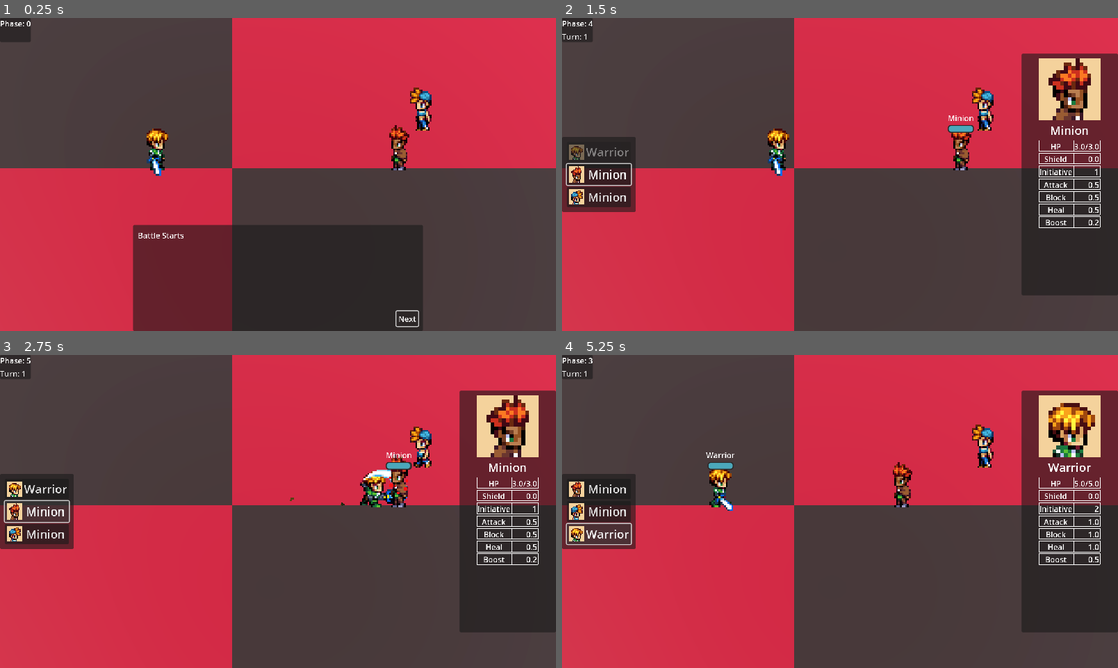
Above: before the commit, frames 1-4 (two rows, left to right).
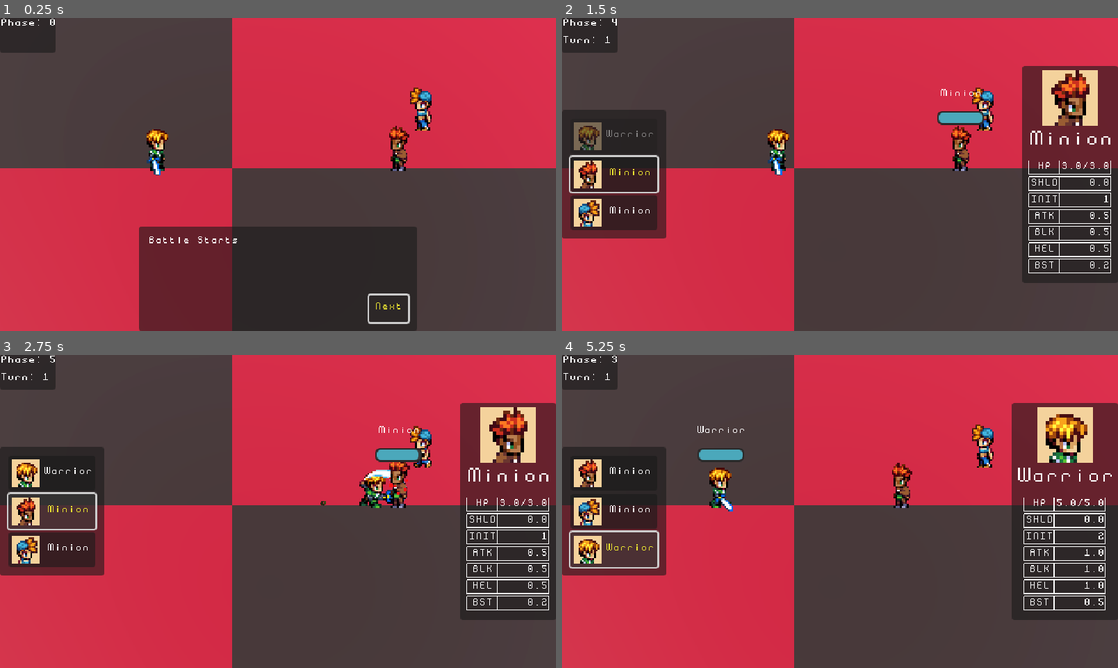
Above: after the commit, the same moments.

Repository: NicolaMigliore/medieval-battles
Game: Godot game, scene res://game_scenes/battle_scene.tscn
Same seed, same stepped clock (60 frames per second), same inputs: the game is played once before the commit and once after it. Before the commit the project starts from res://game_scenes/game_state_machine.tscn.
Inputs (mouse positions are in pixels of both pictures, inside the frame that each line leads up to; where the layout moved, square brackets give the same spot in the first picture):
- Up to frame 1 (0.25 s): no input
- Up to frame 2 (1.5 s): click "Next" at 0.5 s; click (712, 246) [706, 277] at 1.25 s
- Up to frame 3 (2.75 s): click "Minion" at 2 s
- Up to frame 4 (5.25 s): click "Minion" at 2.75 s; click "Next" at 3.5 s; click "Minion" at 4.25 s; click "Warrior" at 5 s

The runs differ from the first frame. In frame 1, 2.4% of the frame differs, in the area x 0-78%, y 0-100%; in frame 2, 12%; in frame 3, 12%; in frame 4, 14%, in the area x 0-100%, y 0-89%.

Commit message:
dev: added IconButton node, new font, and set game resolution to 640x360

Diff:
--- a/UI/battle_ui.gd
+++ b/UI/battle_ui.gd
@@ -16,7 +16,7 @@
 
 @onready var dialog_panel = $DialogPanel
 @onready var pick_action_panel = $PickActionPanel
-@onready var target_info_panel = $TargetInfoPanel
+@onready var target_info_panel = $CharacterInfoPanel
 @onready var character_initiative_panel = $CharacterInitiativePanel
 var _panels = []
 var _hp_bars_dict: Dictionary
@@ -152,45 +152,17 @@
 		populate_info_panel(combatant)
 
 func _on_portrait_hover_end() -> void:
-	var info_panel = $TargetInfoPanel
+	var info_panel = $CharacterInfoPanel
 	info_panel.hide()
 #endregion
 
 #region Info Panel
 func populate_info_panel(combatant) -> void:
-	var info_panel = get_node("TargetInfoPanel")
+	var info_panel = $CharacterInfoPanel
 	if not info_panel.visible:
 		info_panel.show()
-
-	var vbox = $TargetInfoPanel/MarginContainer/VBoxContainer
-	var character = combatant.character
-
-	var texture: TextureRect = vbox.get_node("TextureRect")
-	texture.texture = character.portrait
-
-	var name_label: Label = vbox.get_node("TitleLabel")
-	name_label.text = character.actor_name
-
-	var stats_text = "[center][table=2 bgcolor=#ffffff]
-	[cell expand=1 border=#ffffff ratio=1.5]HP[/cell][hr][cell expand=1 border=#ffffff ratio=1.0][right]%s/%s[/right][/cell]
-	[cell expand=1 border=#ffffff ratio=1.5]Shield[/cell][hr][hr][cell expand=1 border=#ffffff ratio=1.0][right]%s[/right][/cell]
-	[cell expand=1 border=#ffffff ratio=1.5]Initiative[/cell][cell expand=1 border=#ffffff ratio=1.0][right]%s[/right][/cell]
-	[cell expand=1 border=#ffffff ratio=1.5]Attack[/cell][cell expand=1 border=#ffffff ratio=1.0][right]%s[/right][/cell]
-	[cell expand=1 border=#ffffff ratio=1.5]Block[/cell][cell expand=1 border=#ffffff ratio=1.0][right]%s[/right][/cell]
-	[cell expand=1 border=#ffffff ratio=1.5]Heal[/cell][cell expand=1 border=#ffffff ratio=1.0][right]%s[/right][/cell]
-	[cell expand=1 border=#ffffff ratio=1.5]Boost[/cell][cell expand=1 border=#ffffff ratio=1.0][right]%s[/right][/cell]
-	[/table][/center]" % [
-		character.hp,
-		character.max_hp,
-		character.block,
-		character.initiative,
-		character.attack_pwr,
-		character.block_pwr,
-		character.heal_pwr,
-		character.boost_pwr,
-	]
-	var stats_label: RichTextLabel = vbox.get_node("StatsRichTextLabel")
-	stats_label.text = stats_text
+	info_panel.set_character_data(combatant.character)
+
 #endregion
 
 #region Dialog Panel
--- /dev/null
+++ b/UI/character_info_panel/character_info_panel.gd
@@ -0,0 +1,50 @@
+extends PanelContainer
+
+func set_character_data(character:Character) -> void:
+	var vbox = $MarginContainer/VBoxContainer
+	# var character = combatant.character
+
+	var texture: TextureRect = vbox.get_node("TextureRect")
+	texture.texture = character.portrait
+
+	var name_label: Label = vbox.get_node("TitleLabel")
+	name_label.text = character.actor_name
+
+	# var stats_text = "[center][table=2 bgcolor=#ffffff]
+	# [cell expand=1 border=#ffffff ratio=1.5]HP[/cell][hr][cell expand=1 border=#ffffff ratio=1.0][right]%s/%s[/right][/cell]
+	# [cell expand=1 border=#ffffff ratio=1.5]Shield[/cell][hr][hr][cell expand=1 border=#ffffff ratio=1.0][right]%s[/right][/cell]
+	# [cell expand=1 border=#ffffff ratio=1.5]Initiative[/cell][cell expand=1 border=#ffffff ratio=1.0][right]%s[/right][/cell]
+	# [cell expand=1 border=#ffffff ratio=1.5]Attack[/cell][cell expand=1 border=#ffffff ratio=1.0][right]%s[/right][/cell]
+	# [cell expand=1 border=#ffffff ratio=1.5]Block[/cell][cell expand=1 border=#ffffff ratio=1.0][right]%s[/right][/cell]
+	# [cell expand=1 border=#ffffff ratio=1.5]Heal[/cell][cell expand=1 border=#ffffff ratio=1.0][right]%s[/right][/cell]
+	# [cell expand=1 border=#ffffff ratio=1.5]Boost[/cell][cell expand=1 border=#ffffff ratio=1.0][right]%s[/right][/cell]
+	# [/table][/center]" % [
+	# 	character.hp,
+	# 	character.max_hp,
+	# 	character.block,
+	# 	character.initiative,
+	# 	character.attack_pwr,
+	# 	character.block_pwr,
+	# 	character.heal_pwr,
+	# 	character.boost_pwr,
+	# ]
+	var stats_text = "[center][table=2 bgcolor=#ffffff]
+	[cell expand=1 border=#ffffff ratio=1.5]HP[/cell][hr][cell expand=1 border=#ffffff ratio=1.0][right]%s/%s[/right][/cell]
+	[cell expand=1 border=#ffffff ratio=1.5]SHLD[/cell][hr][hr][cell expand=1 border=#ffffff ratio=1.0][right]%s[/right][/cell]
+	[cell expand=1 border=#ffffff ratio=1.5]INIT[/cell][cell expand=1 border=#ffffff ratio=1.0][right]%s[/right][/cell]
+	[cell expand=1 border=#ffffff ratio=1.5]ATK[/cell][cell expand=1 border=#ffffff ratio=1.0][right]%s[/right][/cell]
+	[cell expand=1 border=#ffffff ratio=1.5]BLK[/cell][cell expand=1 border=#ffffff ratio=1.0][right]%s[/right][/cell]
+	[cell expand=1 border=#ffffff ratio=1.5]HEL[/cell][cell expand=1 border=#ffffff ratio=1.0][right]%s[/right][/cell]
+	[cell expand=1 border=#ffffff ratio=1.5]BST[/cell][cell expand=1 border=#ffffff ratio=1.0][right]%s[/right][/cell]
+	[/table][/center]" % [
+		character.hp,
+		character.max_hp,
+		character.block,
+		character.initiative,
+		character.attack_pwr,
+		character.block_pwr,
+		character.heal_pwr,
+		character.boost_pwr,
+	]
+	var stats_label: RichTextLabel = vbox.get_node("StatsRichTextLabel")
+	stats_label.text = stats_text
--- /dev/null
+++ b/UI/character_info_panel/character_info_panel.tscn
@@ -0,0 +1,57 @@
+[gd_scene load_steps=3 format=3 uid="uid://bywwgl3o4wpaw"]
+
+[ext_resource type="Script" uid="uid://jkuvmxbm1avi" path="res://UI/character_info_panel/character_info_panel.gd" id="1_p5y0y"]
+[ext_resource type="Texture2D" uid="uid://dc88f8gcuk6qj" path="res://entities/minion/minion-1-portrait.png" id="2_3e4hc"]
+
+[node name="TargetInfoPanel" type="PanelContainer"]
+custom_minimum_size = Vector2(110, 250)
+anchors_preset = 6
+anchor_left = 1.0
+anchor_top = 0.5
+anchor_right = 1.0
+anchor_bottom = 0.5
+offset_left = -64.0
+offset_top = -125.0
+offset_bottom = 125.0
+grow_horizontal = 0
+grow_vertical = 2
+script = ExtResource("1_p5y0y")
+
+[node name="MarginContainer" type="MarginContainer" parent="."]
+layout_mode = 2
+theme_override_constants/margin_left = 5
+theme_override_constants/margin_top = 5
+theme_override_constants/margin_right = 5
+theme_override_constants/margin_bottom = 5
+
+[node name="VBoxContainer" type="VBoxContainer" parent="MarginContainer"]
+layout_mode = 2
+
+[node name="TextureRect" type="TextureRect" parent="MarginContainer/VBoxContainer"]
+custom_minimum_size = Vector2(64, 64)
+layout_mode = 2
+size_flags_horizontal = 4
+texture = ExtResource("2_3e4hc")
+expand_mode = 3
+
+[node name="TitleLabel" type="Label" parent="MarginContainer/VBoxContainer"]
+layout_mode = 2
+theme_override_font_sizes/font_size = 14
+text = "Minion"
+horizontal_alignment = 1
+
+[node name="StatsRichTextLabel" type="RichTextLabel" parent="MarginContainer/VBoxContainer"]
+layout_mode = 2
+size_flags_vertical = 2
+bbcode_enabled = true
+text = "
+[center][table=2 bgcolor=#ffffff]
+	[cell expand=1 border=#ffffff ratio=1.5]HP[/cell][hr][cell expand=1 border=#ffffff ratio=1.0][right]%s/%s [/right][/cell]
+	[cell expand=1 border=#ffffff ratio=1.5]SHLD[/cell][hr][hr][cell expand=1 border=#ffffff ratio=1.0][right]%s[/right][/cell]
+	[cell expand=1 border=#ffffff ratio=1.5]INIT[/cell][cell expand=1 border=#ffffff ratio=1.0][right]%s[/right][/cell]
+	[cell expand=1 border=#ffffff ratio=1.5]ATK[/cell][cell expand=1 border=#ffffff ratio=1.0][right]%s[/right][/cell]
+	[cell expand=1 border=#ffffff ratio=1.5]BLK[/cell][cell expand=1 border=#ffffff ratio=1.0][right]%s[/right][/cell]
+	[cell expand=1 border=#ffffff ratio=1.5]HEL[/cell][cell expand=1 border=#ffffff ratio=1.0][right]%s[/right][/cell]
+	[cell expand=1 border=#ffffff ratio=1.5]BST[/cell][cell expand=1 border=#ffffff ratio=1.0][right]%s[/right][/cell]
+	[/table][/center]"
+fit_content = true
--- a/UI/character_portrait.tscn
+++ b/UI/character_portrait.tscn
@@ -6,7 +6,6 @@
 [node name="CharacterPortrait" type="Button"]
 offset_right = 105.0
 offset_bottom = 31.0
-theme_override_font_sizes/font_size = 24
 text = "Character"
 icon = ExtResource("2_xq31h")
 script = ExtResource("1_ipo3g")
--- /dev/null
+++ b/UI/icon_button/icon_button.gd
@@ -0,0 +1,75 @@
+@tool
+extends Button
+class_name IconButton
+
+@export var icon_texture: Texture2D:
+	set(value):
+		icon_texture = value
+		if icon_rect:
+			icon_rect.texture = value
+
+@export var icon_size: Vector2i = Vector2i(32, 32):
+	set(value):
+		icon_size = value
+		if icon_rect:
+			icon_rect.custom_minimum_size = value
+		_update_size()
+
+@export var label_text: String = "":
+	set(value):
+		label_text = value
+		if label:
+			label.text = value
+		_update_size()
+
+@export var min_size: Vector2 = Vector2.ZERO:
+	set(value):
+		min_size = value
+		_update_size()
+
+
+@onready var icon_rect: TextureRect = $MarginContainer/HBoxContainer/TextureRect
+@onready var label: Label = $MarginContainer/HBoxContainer/MarginContainer/Label
+
+func _ready() -> void:
+	icon_rect.texture = icon_texture
+	icon_rect.custom_minimum_size = icon_size
+
+	label.text =label_text
+
+	# resize button
+	custom_minimum_size = $MarginContainer.get_combined_minimum_size()
+
+
+func _process(_delta: float) -> void:
+	_update_label_color()
+
+
+func _update_label_color() -> void:
+	if not label:
+		return
+	var color: Color
+	if has_focus() and has_theme_color("font_focus_color", "Button"):
+		color = get_theme_color("font_focus_color", "Button")
+	else:
+		match get_draw_mode():
+			DRAW_PRESSED, DRAW_HOVER_PRESSED:
+				color = get_theme_color("font_pressed_color", "Button")
+			DRAW_HOVER:
+				color = get_theme_color("font_hover_color", "Button")
+			DRAW_DISABLED:
+				color = get_theme_color("font_disabled_color", "Button")
+			_:
+				color = get_theme_color("font_color", "Button")
+	label.add_theme_color_override("font_color", color)
+
+
+
+func _update_size() -> void:
+	if not is_inside_tree():
+		return
+	var content_size: Vector2 = $MarginContainer.get_combined_minimum_size()
+	custom_minimum_size = Vector2(
+		max(content_size.x, min_size.x),
+		max(content_size.y, min_size.y)
+	)
--- /dev/null
+++ b/UI/icon_button/icon_button.tscn
@@ -0,0 +1,38 @@
+[gd_scene load_steps=3 format=3 uid="uid://swdfxrgwjexi"]
+
+[ext_resource type="Script" uid="uid://dwct0yag6it0a" path="res://UI/icon_button/icon_button.gd" id="1_5fdfi"]
+[ext_resource type="Texture2D" uid="uid://b1idqw7nn7sc0" path="res://UI/action-icons/attack-icon.png" id="1_x8ohw"]
+
+[node name="IconButton" type="Button"]
+custom_minimum_size = Vector2(25, 25)
+offset_right = 8.0
+offset_bottom = 8.0
+script = ExtResource("1_5fdfi")
+
+[node name="MarginContainer" type="MarginContainer" parent="."]
+layout_mode = 1
+anchors_preset = 15
+anchor_right = 1.0
+anchor_bottom = 1.0
+grow_horizontal = 2
+grow_vertical = 2
+theme_override_constants/margin_right = 5
+
+[node name="HBoxContainer" type="HBoxContainer" parent="MarginContainer"]
+layout_mode = 2
+mouse_filter = 2
+
+[node name="TextureRect" type="TextureRect" parent="MarginContainer/HBoxContainer"]
+custom_minimum_size = Vector2(8, 8)
+layout_mode = 2
+mouse_filter = 2
+texture = ExtResource("1_x8ohw")
+stretch_mode = 5
+
+[node name="MarginContainer" type="MarginContainer" parent="MarginContainer/HBoxContainer"]
+layout_mode = 2
+theme_override_constants/margin_top = 5
+
+[node name="Label" type="Label" parent="MarginContainer/HBoxContainer/MarginContainer"]
+layout_mode = 2
+text = "ATTACK"
--- a/battle_data.gd
+++ b/battle_data.gd
@@ -9,7 +9,7 @@
 # 	preload("res://entities/warrior/warrior-6.png")
 # ]
 
-var _base_characters = {
+var base_characters = {
 	"warrior_1" = {
 		"scene": preload("res://entities/warrior/warrior.tscn"),
 		"sprite_texture": preload("res://entities/warrior/warrior-1.png"),
@@ -127,15 +127,15 @@
 
 # populated before changing scene
 var allies: Array[Dictionary] = [
-	_base_characters.warrior_1.merged({"is_player_controlled": true}, true),
-	# _base_characters.warrior_3.merged({"is_player_controlled": true}, true),
+	base_characters.warrior_1.merged({"is_player_controlled": true}, true),
+	# base_characters.warrior_3.merged({"is_player_controlled": true}, true),
 ]
 var enemies: Array[Dictionary] = [
-	# _base_characters.berserker_3,
-	# _base_characters.berserker_4,
-	# _base_characters.warrior_2,
-	_base_characters.minion_1.merged({}, true),
-	_base_characters.minion_2.merged({}, true),
+	# base_characters.berserker_3,
+	# base_characters.berserker_4,
+	# base_characters.warrior_2,
+	base_characters.minion_1.merged({}, true),
+	base_characters.minion_2.merged({}, true),
 ]
 var on_victory: Callable
 var on_defeat: Callable
--- a/game_scenes/battle_manager.gd
+++ b/game_scenes/battle_manager.gd
@@ -470,7 +470,7 @@
 	for comb in _combatants:
 		var pos: Vector2 = camera.unproject_position(comb.character.global_position)
 		var control_centering_offset:Vector2 = Vector2(-20,-20)
-		var character_offset:Vector2 = Vector2(0,-101)
+		var character_offset:Vector2 = Vector2(0,-75)
 		pos = pos + control_centering_offset + character_offset
 		battle_ui.sync_bar_position(comb.idx, pos)
 
--- a/game_scenes/battle_scene.tscn
+++ b/game_scenes/battle_scene.tscn
@@ -10,6 +10,8 @@
 [ext_resource type="Texture2D" uid="uid://8ui1qymrsp1m" path="res://UI/action-icons/shield-icon.png" id="8_msidb"]
 [ext_resource type="Texture2D" uid="uid://4j1ey5hwfc1i" path="res://UI/action-icons/boost-icon.png" id="9_k3wpr"]
 [ext_resource type="Texture2D" uid="uid://c2kq1qjqsedmc" path="res://UI/action-icons/wait-icon.png" id="10_wqxba"]
+[ext_resource type="PackedScene" uid="uid://swdfxrgwjexi" path="res://UI/icon_button/icon_button.tscn" id="11_k3wpr"]
+[ext_resource type="PackedScene" uid="uid://bywwgl3o4wpaw" path="res://UI/character_info_panel/character_info_panel.tscn" id="11_msidb"]
 
 [sub_resource type="Environment" id="Environment_pavr6"]
 background_mode = 2
@@ -92,17 +94,16 @@
 script = ExtResource("5_pavr6")
 
 [node name="DialogPanel" type="PanelContainer" parent="UI/BattleUI"]
-visible = false
-custom_minimum_size = Vector2(600, 220)
+custom_minimum_size = Vector2(320, 120)
 layout_mode = 1
 anchors_preset = 7
 anchor_left = 0.5
 anchor_top = 1.0
 anchor_right = 0.5
 anchor_bottom = 1.0
-offset_left = -300.0
-offset_top = -220.0
-offset_right = 300.0
+offset_left = -100.0
+offset_top = -120.0
+offset_right = 100.0
 grow_horizontal = 2
 grow_vertical = 0
 
@@ -134,7 +135,7 @@
 flat = true
 
 [node name="PickActionPanel" type="Panel" parent="UI/BattleUI"]
-custom_minimum_size = Vector2(720, 140)
+custom_minimum_size = Vector2(390, 120)
 layout_mode = 1
 anchors_preset = 7
 anchor_left = 0.5
@@ -154,118 +155,62 @@
 anchor_bottom = 1.0
 grow_horizontal = 2
 grow_vertical = 2
-theme_override_constants/margin_left = 10
-theme_override_constants/margin_top = 10
-theme_override_constants/margin_right = 10
-theme_override_constants/margin_bottom = 10
+theme_override_constants/margin_left = 4
+theme_override_constants/margin_top = 4
+theme_override_constants/margin_right = 4
+theme_override_constants/margin_bottom = 4
 
 [node name="HBoxContainer" type="HBoxContainer" parent="UI/BattleUI/PickActionPanel/MarginContainer"]
 layout_mode = 2
 
 [node name="GridContainer" type="GridContainer" parent="UI/BattleUI/PickActionPanel/MarginContainer/HBoxContainer"]
-custom_minimum_size = Vector2(250, 0)
-layout_mode = 2
-size_flags_horizontal = 4
+layout_mode = 2
 size_flags_vertical = 4
 columns = 2
 
-[node name="AttackButton" type="Button" parent="UI/BattleUI/PickActionPanel/MarginContainer/HBoxContainer/GridContainer"]
-custom_minimum_size = Vector2(150, 0)
-layout_mode = 2
-size_flags_horizontal = 4
+[node name="AttackButton" parent="UI/BattleUI/PickActionPanel/MarginContainer/HBoxContainer/GridContainer" instance=ExtResource("11_k3wpr")]
+custom_minimum_size = Vector2(89, 32)
+layout_mode = 2
+icon_texture = ExtResource("6_e7vad")
+label_text = "ATTACK"
+min_size = Vector2(80, 32)
+
+[node name="HealButton" parent="UI/BattleUI/PickActionPanel/MarginContainer/HBoxContainer/GridContainer" instance=ExtResource("11_k3wpr")]
+custom_minimum_size = Vector2(73, 32)
+layout_mode = 2
+icon_texture = ExtResource("7_6k1j2")
+label_text = "HEAL"
+min_size = Vector2(80, 36)
+
+[node name="BlockButton" parent="UI/BattleUI/PickActionPanel/MarginContainer/HBoxContainer/GridContainer" instance=ExtResource("11_k3wpr")]
+custom_minimum_size = Vector2(81, 32)
+layout_mode = 2
+icon_texture = ExtResource("8_msidb")
+label_text = "BLOCK"
+min_size = Vector2(80, 36)
+
+[node name="BoostButton" parent="UI/BattleUI/PickActionPanel/MarginContainer/HBoxContainer/GridContainer" instance=ExtResource("11_k3wpr")]
+custom_minimum_size = Vector2(81, 32)
+layout_mode = 2
+icon_texture = ExtResource("9_k3wpr")
+label_text = "BOOST"
+min_size = Vector2(80, 36)
+
+[node name="WaitButton" parent="UI/BattleUI/PickActionPanel/MarginContainer/HBoxContainer/GridContainer" instance=ExtResource("11_k3wpr")]
+custom_minimum_size = Vector2(73, 32)
+layout_mode = 2
+icon_texture = ExtResource("10_wqxba")
+label_text = "WAIT"
+min_size = Vector2(80, 36)
+
+[node name="ActionDescriptionLabel" type="RichTextLabel" parent="UI/BattleUI/PickActionPanel/MarginContainer/HBoxContainer"]
+layout_mode = 2
+size_flags_horizontal = 3
 theme = ExtResource("6_jixf1")
-text = "ATTACK"
-icon = ExtResource("6_e7vad")
-expand_icon = true
-
-[node name="HealButton" type="Button" parent="UI/BattleUI/PickActionPanel/MarginContainer/HBoxContainer/GridContainer"]
-custom_minimum_size = Vector2(150, 0)
-layout_mode = 2
-size_flags_horizontal = 4
-theme = ExtResource("6_jixf1")
-text = "HEAL
-"
-icon = ExtResource("7_6k1j2")
-expand_icon = true
-
-[node name="BlockButton" type="Button" parent="UI/BattleUI/PickActionPanel/MarginContainer/HBoxContainer/GridContainer"]
-custom_minimum_size = Vector2(150, 0)
-layout_mode = 2
-size_flags_horizontal = 4
-theme = ExtResource("6_jixf1")
-text = "BLOCK"
-icon = ExtResource("8_msidb")
-expand_icon = true
-
-[node name="BoostButton" type="Button" parent="UI/BattleUI/PickActionPanel/MarginContainer/HBoxContainer/GridContainer"]
-custom_minimum_size = Vector2(150, 0)
-layout_mode = 2
-size_flags_horizontal = 4
-theme = ExtResource("6_jixf1")
-text = "BOOST"
-icon = ExtResource("9_k3wpr")
-expand_icon = true
-
-[node name="WaitButton" type="Button" parent="UI/BattleUI/PickActionPanel/MarginContainer/HBoxContainer/GridContainer"]
-custom_minimum_size = Vector2(150, 0)
-layout_mode = 2
-size_flags_horizontal = 4
-theme = ExtResource("6_jixf1")
-text = "WAIT"
-icon = ExtResource("10_wqxba")
-expand_icon = true
-
-[node name="ActionDescriptionLabel" type="RichTextLabel" parent="UI/BattleUI/PickActionPanel/MarginContainer/HBoxContainer"]
-layout_mode = 2
-size_flags_horizontal = 3
-
-[node name="TargetInfoPanel" type="Panel" parent="UI/BattleUI"]
-custom_minimum_size = Vector2(200, 500)
-layout_mode = 1
-anchors_preset = 6
-anchor_left = 1.0
-anchor_top = 0.5
-anchor_right = 1.0
-anchor_bottom = 0.5
-offset_left = -100.0
-offset_top = -250.0
-offset_bottom = 250.0
-grow_horizontal = 0
-grow_vertical = 2
-
-[node name="MarginContainer" type="MarginContainer" parent="UI/BattleUI/TargetInfoPanel"]
-layout_mode = 1
-anchors_preset = 15
-anchor_right = 1.0
-anchor_bottom = 1.0
-grow_horizontal = 2
-grow_vertical = 2
-theme_override_constants/margin_left = 10
-theme_override_constants/margin_top = 10
-theme_override_constants/margin_right = 10
-theme_override_constants/margin_bottom = 10
-
-[node name="VBoxContainer" type="VBoxContainer" parent="UI/BattleUI/TargetInfoPanel/MarginContainer"]
-layout_mode = 2
-
-[node name="TextureRect" type="TextureRect" parent="UI/BattleUI/TargetInfoPanel/MarginContainer/VBoxContainer"]
-custom_minimum_size = Vector2(128, 128)
-layout_mode = 2
-size_flags_horizontal = 4
-expand_mode = 3
-
-[node name="TitleLabel" type="Label" parent="UI/BattleUI/TargetInfoPanel/MarginContainer/VBoxContainer"]
-layout_mode = 2
-theme_override_font_sizes/font_size = 24
-text = "<character name>"
-horizontal_alignment = 1
-
-[node name="StatsRichTextLabel" type="RichTextLabel" parent="UI/BattleUI/TargetInfoPanel/MarginContainer/VBoxContainer"]
-custom_minimum_size = Vector2(180, 0)
-layout_mode = 2
-size_flags_vertical = 2
-bbcode_enabled = true
-fit_content = true
+
+[node name="CharacterInfoPanel" parent="UI/BattleUI" instance=ExtResource("11_msidb")]
+layout_mode = 1
+offset_left = -96.0
 
 [node name="CharacterInitiativePanel" type="PanelContainer" parent="UI/BattleUI"]
 custom_minimum_size = Vector2(90, 90)
@@ -299,6 +244,7 @@
 layout_mode = 2
 
 [node name="DebugPanel" type="PanelContainer" parent="UI/BattleUI"]
+visible = false
 layout_mode = 0
 offset_right = 40.0
 offset_bottom = 40.0
--- a/project.godot
+++ b/project.godot
@@ -11,7 +11,7 @@
 [application]
 
 config/name="medieval-battles"
-run/main_scene="uid://cj1c1v30akir2"
+run/main_scene="uid://bj15rhr1ng8jb"
 config/features=PackedStringArray("4.5", "GL Compatibility")
 config/icon="res://icon.svg"
 
@@ -21,7 +21,17 @@
 
 [display]
 
+window/size/viewport_width=640
+window/size/viewport_height=360
+window/size/window_width_override=1280
+window/size/window_height_override=720
 window/stretch/mode="viewport"
+window/stretch/scale_mode="integer"
+
+[gui]
+
+theme/custom="uid://big8r512m2y2r"
+theme/custom_font="uid://bwuo5oo0gehag"
 
 [input]
 
@@ -52,6 +62,6 @@
 
 [rendering]
 
-textures/canvas_textures/default_texture_filter=3
+textures/canvas_textures/default_texture_filter=0
 renderer/rendering_method="gl_compatibility"
 renderer/rendering_method.mobile="gl_compatibility"
--- a/themes/battle.tres
+++ b/themes/battle.tres
@@ -1,6 +1,13 @@
-[gd_resource type="Theme" format=3 uid="uid://big8r512m2y2r"]
+[gd_resource type="Theme" load_steps=2 format=3 uid="uid://big8r512m2y2r"]
+
+[ext_resource type="FontFile" uid="uid://bwuo5oo0gehag" path="res://assets/fonts/Simple_Script_Monospaced.ttf" id="1_divg6"]
 
 [resource]
+default_font = ExtResource("1_divg6")
+default_font_size = 7
+Button/colors/font_color = Color(1, 1, 1, 1)
 Button/colors/font_focus_color = Color(0.9098039, 0.8862745, 0.19215687, 1)
 Button/colors/font_hover_color = Color(0.9098039, 0.8862745, 0.19215687, 1)
-Button/font_sizes/font_size = 20
+Button/font_sizes/font_size = 7
+Button/fonts/font = ExtResource("1_divg6")
+Label/font_sizes/font_size = 7
Not shown, added: UI/character_info_panel/character_info_panel.gd.uid
Not shown, added: UI/icon_button/icon_button.gd.uid
Binary file added: assets/fonts/Simple-Script.png
Not shown, added: assets/fonts/Simple-Script.png.import
Binary file added: assets/fonts/Simple-Script_OLD.png
Not shown, added: assets/fonts/Simple-Script_OLD.png.import
Binary file added: assets/fonts/Simple_Script_Monospaced.ttf
Not shown, added: assets/fonts/Simple_Script_Monospaced.ttf.import
Not shown: 1 places in game_scenes/battle_scene.tscn that only renumber resources
